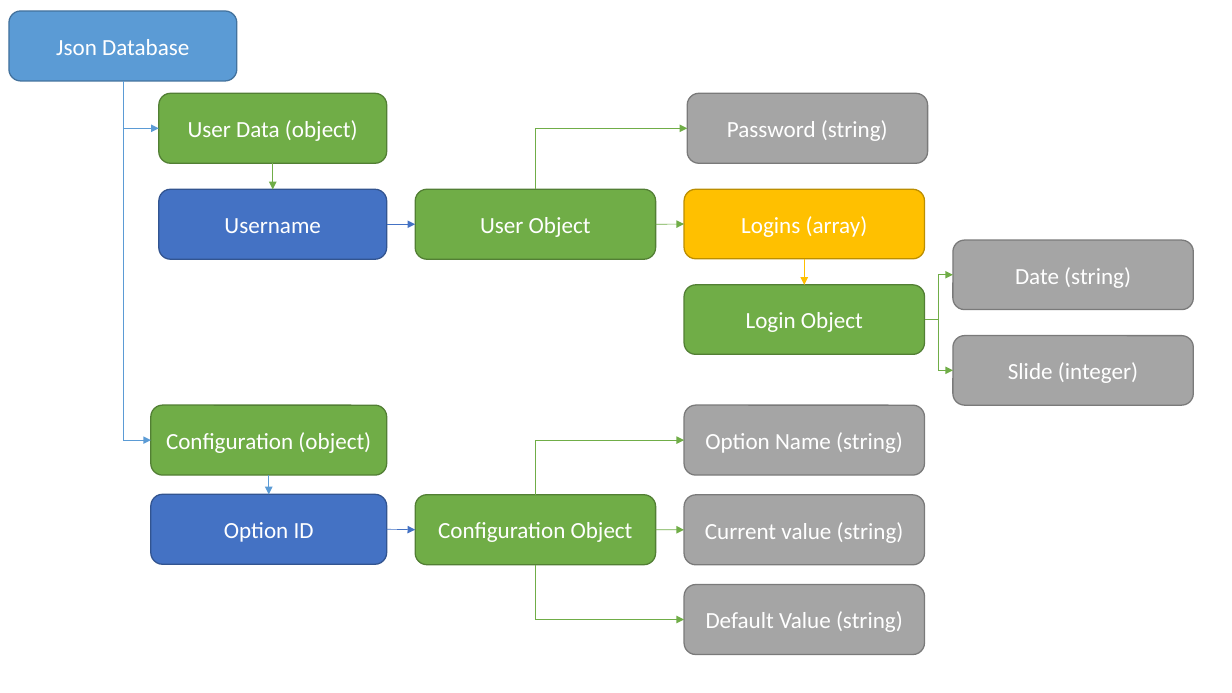
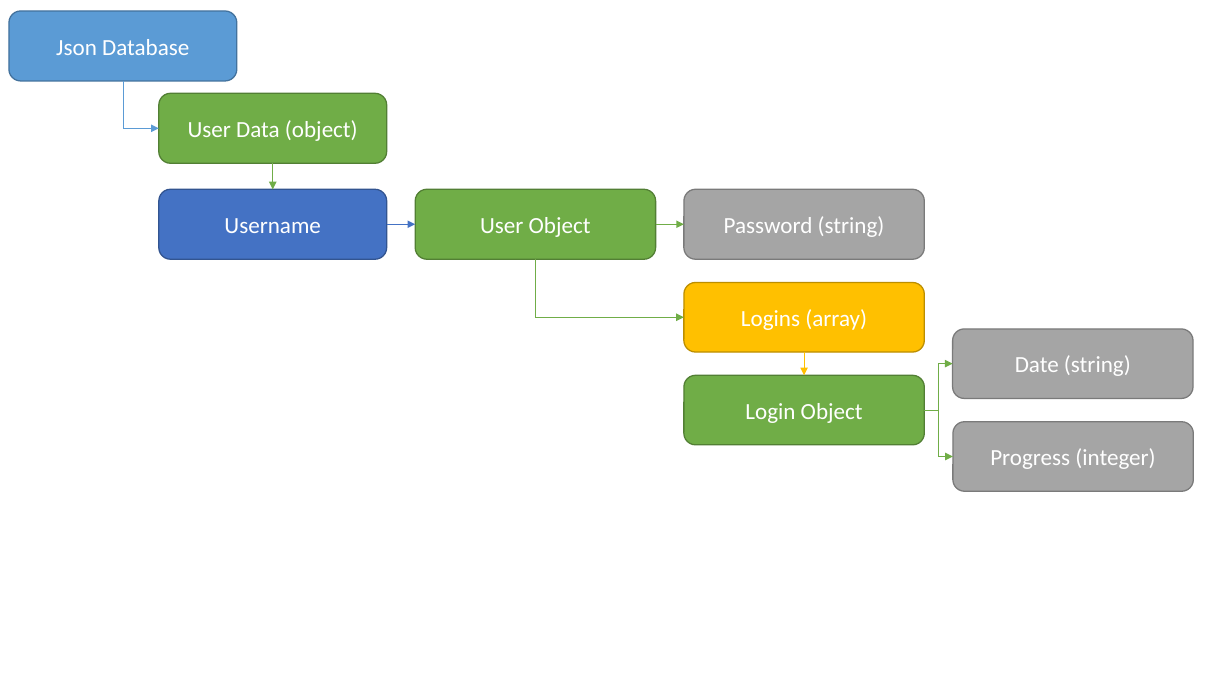
Before and after one commit to shacharoz/Learning_Programming_Basics_With_Python, a slide deck: slide 1 of docs/DataStructures.pptx. Drawn at 1232x693 pixels with LibreOffice and Linux fonts; fonts in the diff are those of the drawing. Boxes give left, top, right and bottom in pixels: in the first picture for what was removed or moved away, otherwise in the second. Text is boxed around its words. In the diff, an @@ line names an element or a change of style, - is before the commit and + after.

```diff
--- a/docs/DataStructures.pptx
+++ b/docs/DataStructures.pptx
@@ elbow arrow removed from (123, 81) to (151, 440) @@
@@ rounded rectangle "Password (string)": place and size @@
-rounded rectangle "Password (string)" at [688, 93, 928, 164]
+rounded rectangle "Password (string)" at [684, 189, 924, 260]
@@ elbow arrow moved from (535, 189) - (688, 128) to (535, 260) - (684, 317) @@
@@ rounded rectangle "Logins (array)": place and size @@
-rounded rectangle "Logins (array)" at [684, 189, 924, 259]
+rounded rectangle "Logins (array)" at [684, 283, 924, 352]
@@ arrow moved from (804, 259) - (804, 285) to (804, 352) - (804, 375) @@
@@ 2 rounded rectangles, 1 elbow arrow: place and size @@
-2 rounded rectangles, 1 elbow arrow at [684, 240, 1193, 354]
+2 rounded rectangles, 1 elbow arrow at [684, 329, 1193, 445]
@@ rounded rectangle removed at [151, 405, 386, 475] @@
-Configuration (object)
@@ rounded rectangle removed at [684, 405, 924, 475] @@
-Option Name (string)
@@ elbow arrow moved from (925, 320) - (953, 371) to (924, 410) - (953, 457) @@
@@ elbow arrow removed from (535, 494) to (684, 440) @@
@@ rounded rectangle "Progress (integer)": place and size @@
-rounded rectangle "Progress (integer)" at [953, 335, 1193, 405]
+rounded rectangle "Progress (integer)" at [953, 421, 1193, 491]
@@ text in rounded rectangle at [990, 448, 1155, 469]: text changed @@
-Slide (integer)
+Progress (integer)
@@ arrow removed from (269, 475) to (269, 494) @@
@@ rounded rectangle removed at [151, 494, 386, 565] @@
-Option ID
@@ rounded rectangle removed at [415, 494, 655, 565] @@
-Configuration Object
@@ rounded rectangle removed at [684, 495, 924, 566] @@
-Current value (string)
@@ arrow removed from (387, 530) to (415, 530) @@
@@ arrow removed from (656, 530) to (684, 530) @@
@@ elbow arrow removed from (535, 565) to (684, 620) @@
@@ rounded rectangle removed at [684, 585, 924, 655] @@
-Default Value (string)
```
Also in this commit, not shown: 1 other slide changed, 2 other files.
